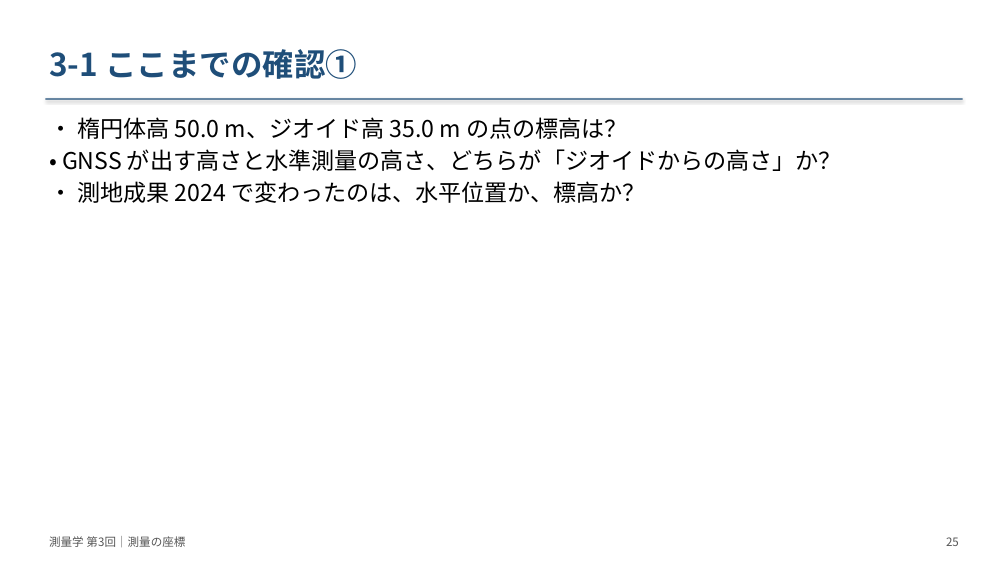
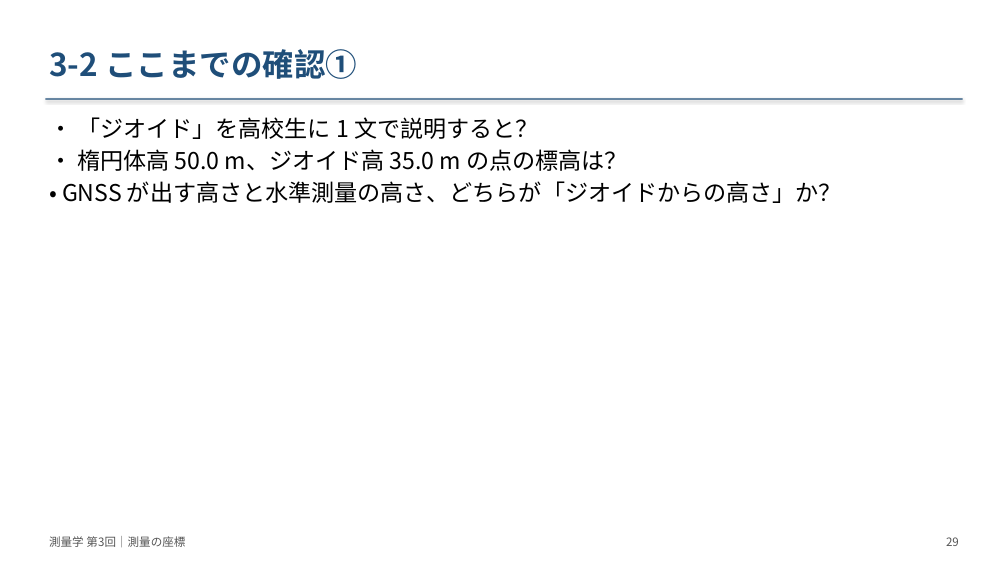
Before and after one commit to NN3210/Lecture, a slide deck: slide 29 of Surveying/materials/slides/第03回_測量の座標/slides.pptx (slide 25 before the commit). Drawn at 1008x567 pixels with LibreOffice and Linux fonts; fonts in the diff are those of the drawing. Boxes give left, top, right and bottom in pixels: in the first picture for what was removed or moved away, otherwise in the second. Text is boxed around its words. In the diff, an @@ line names an element or a change of style, - is before the commit and + after.

```diff
--- a/Surveying/materials/slides/第03回_測量の座標/slides.pptx
+++ b/Surveying/materials/slides/第03回_測量の座標/slides.pptx
@@ text at [49, 49, 357, 79]: text changed @@
-3-1 ここまでの確認①
+3-2 ここまでの確認①
@@ text at [77, 117, 538, 139]: paragraph added @@
+• 「ジオイド」を高校生に 1 文で説明すると？
@@ text at [77, 181, 646, 203]: paragraph removed @@
-• 測地成果 2024 で変わったのは、水平位置か、標高か？
@@ text at [946, 537, 959, 546]: text changed @@
-25
+29
```
Also in this commit, not shown: 49 other slides changed, 15 slides added, 3 slides removed, 39 other files.
